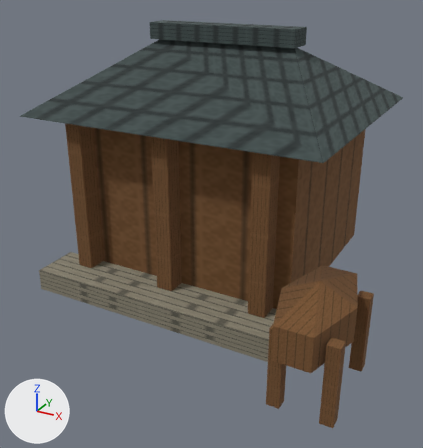
The glTF model app/src/main/assets/3d/field/domestic-STABLE-1-lod0.glb: old version first, new version second.
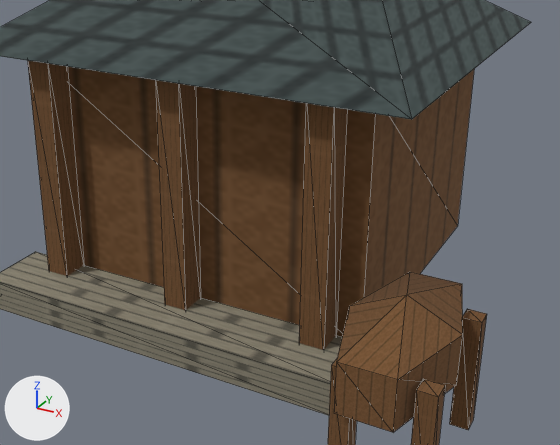
Each version is shown whole from a 50 mm lens placed at (0.435, -0.906, 0.608), pointed at (-0.045, -0.033, 0.172), then close up on the part from 11% to 100% of the width and 19% to 85% of the height. The lights are fixed; the arrows at lower left show +X, +Y and +Z. The older version's two pictures come first. The close-ups show mesh edges as thin lines. Vertices at exactly the same position are counted once.
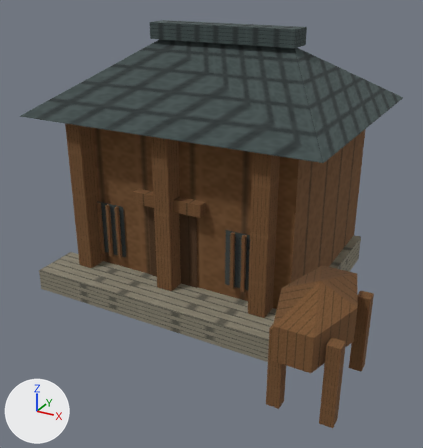
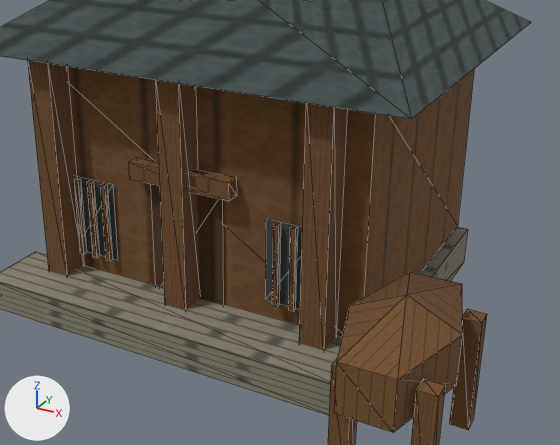
Diff of the bpy script that builds the scene:
```diff
--- a/app/src/main/assets/3d/field/domestic-STABLE-1-lod0.glb.py
+++ b/app/src/main/assets/3d/field/domestic-STABLE-1-lod0.glb.py
@@ me_mesh_0 @@
 # verts and faces of me_mesh_0; kept vertices keep their numbers, new ones are numbered from 100
-me_mesh_0.from_pydata(...)  # 100 vertices, 130 faces; spans x -0.361..0.28, y -0.298..0.327, z 0.03..0.513
+me_mesh_0.from_pydata(...)  # 176 vertices, 216 faces; spans x -0.361..0.28, y -0.298..0.327, z 0.01..0.513
+# me_mesh_0 part 1: the loose piece of 8 vertices spanning x -0.305..0.145, y -0.11..0.27, z 0.07..0.365 is copied, and the copy is scaled about its middle by (1.06, 1.04, 0.186), then moved by (0.0, 0.0, -0.18); it spans x -0.319..0.159, y -0.118..0.278, z 0.01..0.065
+# me_mesh_0 part 2: the loose piece of 8 vertices spanning x 0.18..0.2, y -0.14..-0.12, z 0.03..0.16 is copied, and the copy is scaled about its middle by (0.315, 0.3, 0.794), then moved by (-0.427, 0.011, 0.06); it spans x -0.24..-0.234, y -0.122..-0.116, z 0.103..0.206
+# me_mesh_0 part 3: the loose piece of 8 vertices spanning x 0.18..0.2, y -0.14..-0.12, z 0.03..0.16 is copied, and the copy is scaled about its middle by (0.315, 0.3, 0.794), then moved by (-0.406, 0.011, 0.06); it spans x -0.22..-0.213, y -0.122..-0.116, z 0.103..0.206
+# me_mesh_0 part 4: the loose piece of 8 vertices spanning x 0.18..0.2, y -0.14..-0.12, z 0.03..0.16 is copied, and the copy is scaled about its middle by (0.315, 0.3, 0.794), then moved by (-0.386, 0.011, 0.06); it spans x -0.199..-0.192, y -0.122..-0.116, z 0.103..0.206
+# me_mesh_0 part 5: the loose piece of 8 vertices spanning x 0.18..0.2, y -0.14..-0.12, z 0.03..0.16 is copied, and the copy is scaled about its middle by (0.315, 0.3, 0.794), then moved by (-0.148, 0.011, 0.06); it spans x 0.039..0.045, y -0.122..-0.116, z 0.103..0.206
+# me_mesh_0 part 6: the loose piece of 8 vertices spanning x 0.18..0.2, y -0.14..-0.12, z 0.03..0.16 is copied, and the copy is scaled about its middle by (0.315, 0.3, 0.794), then moved by (-0.127, 0.011, 0.06); it spans x 0.06..0.066, y -0.122..-0.116, z 0.103..0.206
+# me_mesh_0 part 7: the loose piece of 8 vertices spanning x -0.095..-0.065, y -0.145..-0.11, z 0.07..0.365 is copied, and the copy is scaled about its middle by (4.5, 0.514, 0.0746), then moved by (0.0, 0.005, 0.021); it spans x -0.147..-0.013, y -0.131..-0.113, z 0.227..0.249
+# me_mesh_0 part 8
+verts[100] = (-0.253, -0.113, 0.103)
+verts[101] = (-0.253, -0.113, 0.206)
+verts[102] = (0.026, -0.113, 0.103)  # pixel (265, 299)
+verts[103] = (0.026, -0.113, 0.206)  # pixel (266, 219)
+for new, old in zip([*range(104, 108)], [*range(100, 104)]): verts[new] = verts[old] + (0.067, 0.0, 0.0)
+verts[108] = (-0.13, -0.113, 0.07)
+verts[109] = (-0.031, -0.113, 0.07)
+verts[110] = (-0.031, -0.113, 0.227)
+verts[111] = (-0.13, -0.113, 0.227)
+faces += [(108, 109, 110), (108, 110, 111), (100, 104, 105), (100, 105, 101), (102, 106, 107), (102, 107, 103)]
+# other edits to the shape of me_mesh_0 do not show in these pictures
 me_mesh_0.materials.append(mat_material_0)
```

Location of each change, (x1, y1, x2, y2) in pixels of the close-ups (560 x 445 px):
part 1 of me_mesh_0, added: after (420, 227, 468, 281)
part 2 of me_mesh_0, added: after (74, 178, 87, 255)
part 3 of me_mesh_0, added (brown): after (87, 181, 99, 258)
part 4 of me_mesh_0, added (brown): after (100, 184, 113, 262)
part 5 of me_mesh_0, added (brown): after (272, 222, 281, 307)
part 6 of me_mesh_0, added (brown): after (288, 226, 298, 311)
part 7 of me_mesh_0, added (brown): after (128, 157, 237, 201)
part 8 of me_mesh_0, added: after (75, 176, 302, 309)
